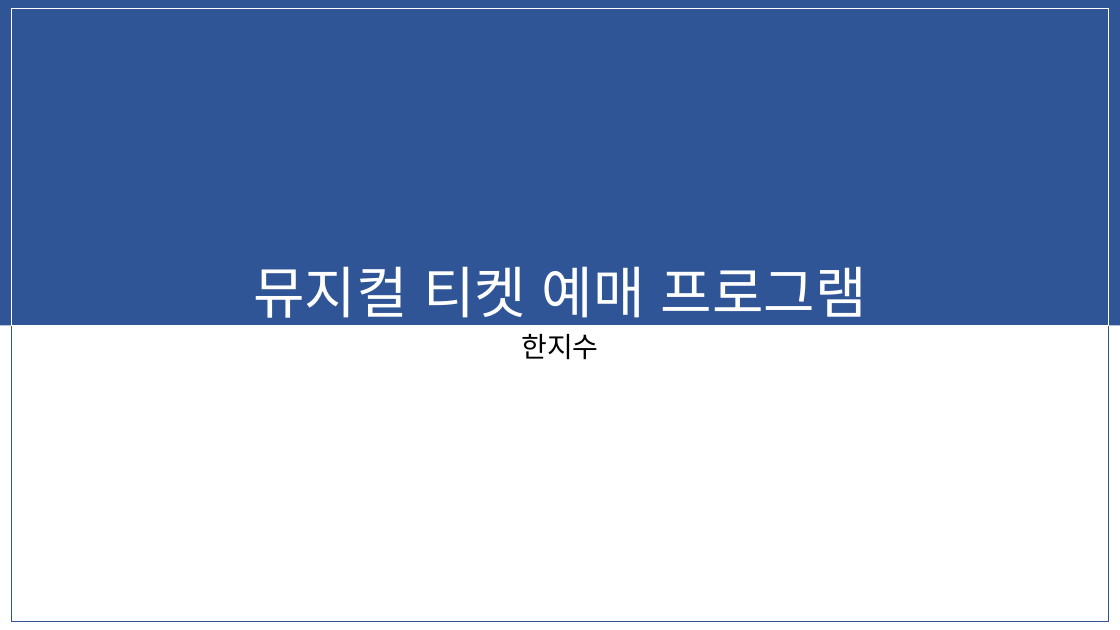
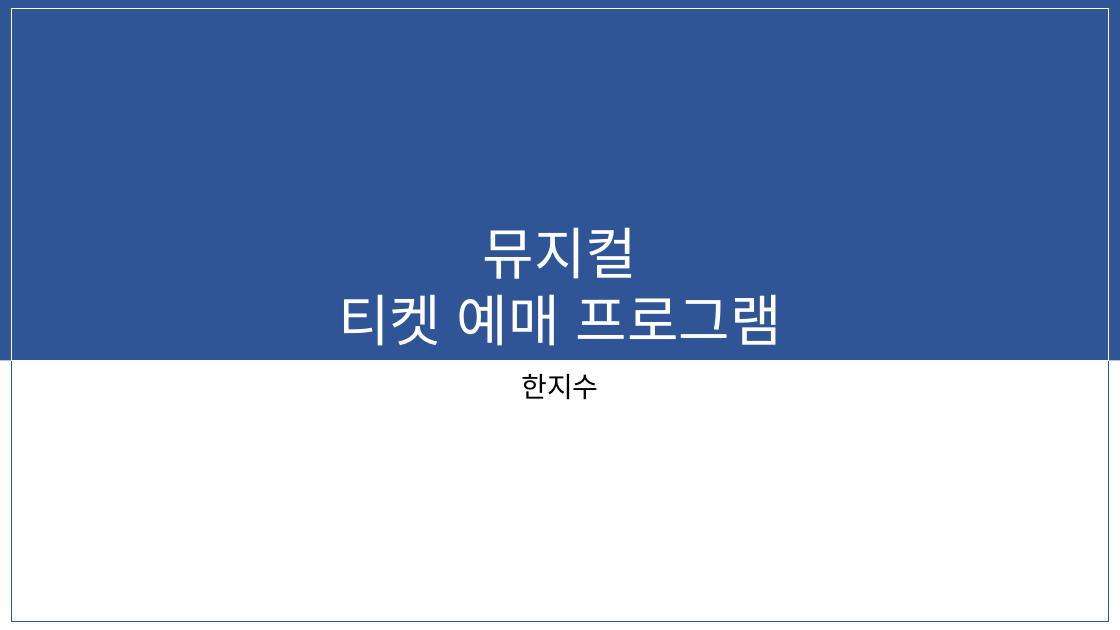
Before and after one commit to Jisoo77/backend, a slide deck: slide 1 of vsjava/java/src/project1/뮤지컬티켓예매프로그램.pptx. Drawn at 1120x630 pixels with LibreOffice and Linux fonts; fonts in the diff are those of the drawing. Boxes give left, top, right and bottom in pixels: in the first picture for what was removed or moved away, otherwise in the second. Text is boxed around its words. In the diff, an @@ line names an element or a change of style, - is before the commit and + after.

```diff
--- a/vsjava/java/src/project1/뮤지컬티켓예매프로그램.pptx
+++ b/vsjava/java/src/project1/뮤지컬티켓예매프로그램.pptx
@@ rectangle: place and size @@
-rectangle at [0,0,1120,326]
+rectangle at [0,0,1120,360]
@@ rectangle: place and size @@
-rectangle at [11,8,1108,325]
+rectangle at [11,8,1108,360]
@@ text at [338,227,782,346]: text changed @@
-뮤지컬 티켓 예매 프로그램
+뮤지컬
+티켓 예매 프로그램
@@ text "한지수": place and size @@
-text "한지수" at [521,333,598,360]
+text "한지수" at [521,373,598,400]
```
Also in this commit, not shown: 1 other slide changed, 1 slide added, 6 other files.
